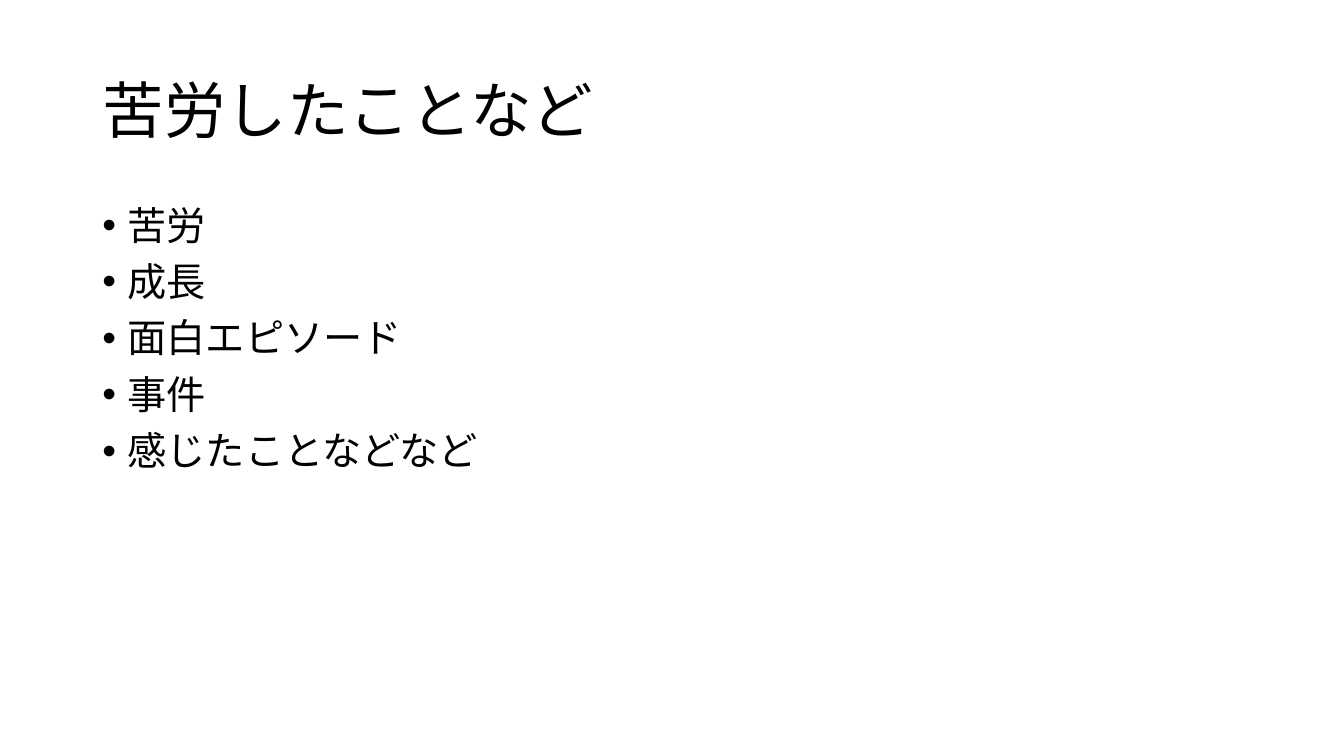
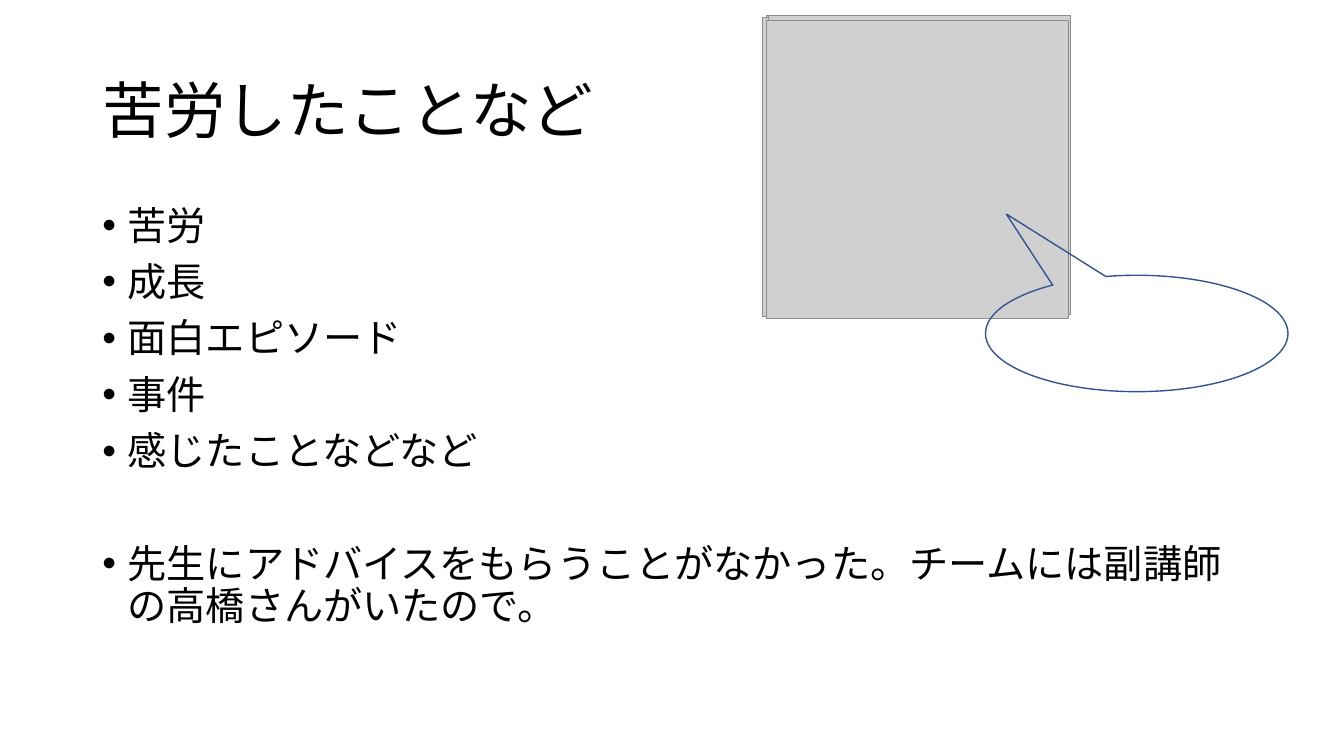
Before and after one commit to dojo2023/E-3, a slide deck: slide 14 of doc/チーム開発成果発表.pptm (slide 8 before the commit). Drawn at 1344x756 pixels with LibreOffice and Linux fonts; fonts in the diff are those of the drawing; grey boxes stand for pictures. Boxes give left, top, right and bottom in pixels: in the first picture for what was removed or moved away, otherwise in the second. Text is boxed around its words. In the diff, an @@ line names an element or a change of style, - is before the commit and + after.

```diff
--- a/doc/チーム開発成果発表.pptm
+++ b/doc/チーム開発成果発表.pptm
@@ group added at (762,16,1071,319): 4 pictures @@
@@ speech bubble added at (986,275,1289,391), outline #325491 1 pt @@
@@ text at (128,545,1222,623): paragraph added @@
+• 先生にアドバイスをもらうことがなかった。チームには副講師の高橋さんがいたので。
```
Also in this commit, not shown: 9 other slides changed, 11 slides added, 3 slides removed, 10 other files.
